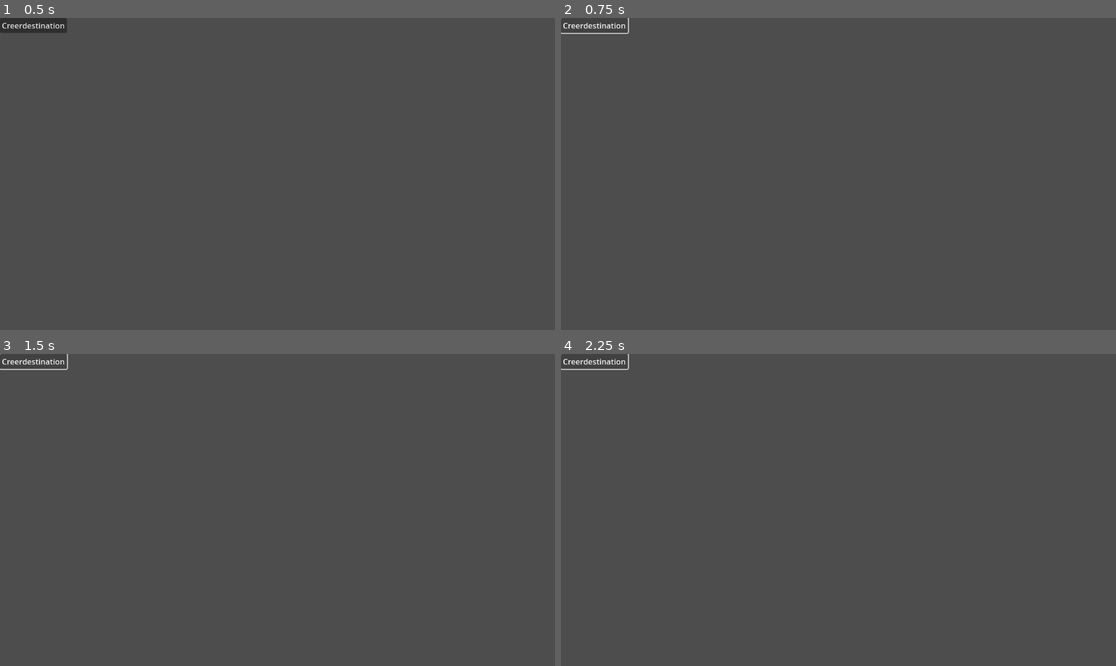
Above: before the commit, frames 1-4 (two rows, left to right).
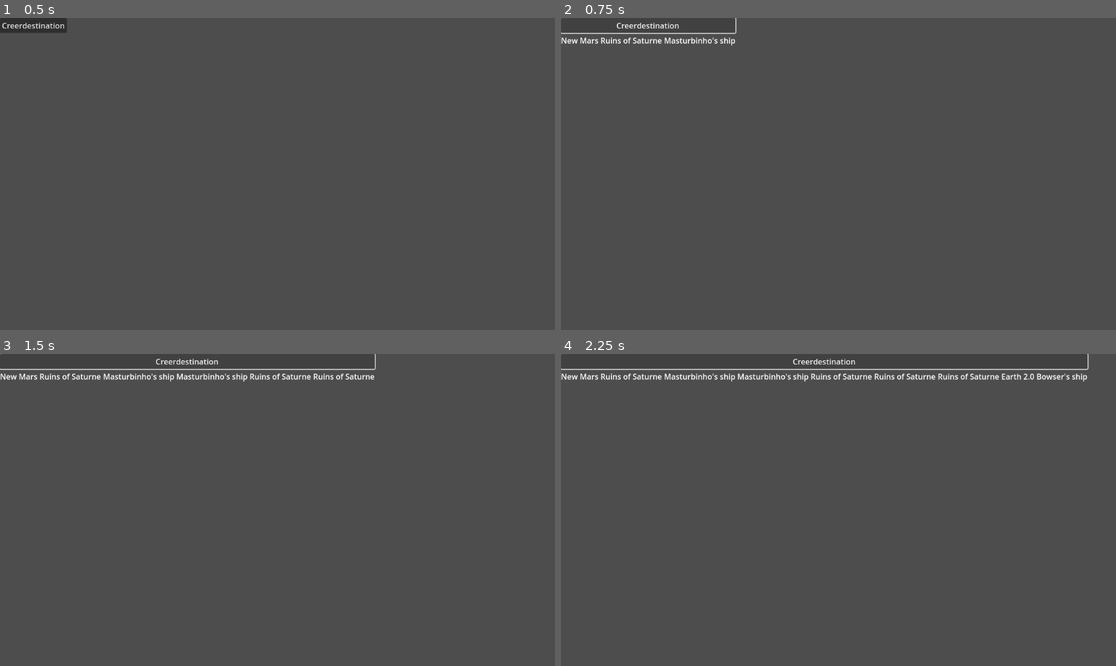
Above: after the commit, the same moments.

Repository: macshack/SAE-BUT3-Rogue-Like
Game: Godot game, scene res://button.tscn
Same seed, same stepped clock (60 frames per second), same inputs: the game is played once before the commit and once after it.
Inputs:
- Up to frame 1 (0.5 s): no input
- Up to frame 2 (0.75 s): click "Creerdestination" at 0.5 s
- Up to frame 3 (1.5 s): click "Creerdestination" at 1.25 s
- Up to frame 4 (2.25 s): click "Creerdestination" at 2 s

Frame 1 is identical in both runs. In frame 2, 0.6% of the frame differs, in the area x 0-32%, y 0-9%; in frame 3, 1.2%; in frame 4, 1.6%, in the area x 0-96%, y 0-9%.

Commit message:
Creer 3 destinations aléatoires

Diff:
--- /dev/null
+++ b/Scenes/UI/GenerateDestination.tscn
@@ -0,0 +1,33 @@
+[gd_scene load_steps=2 format=3 uid="uid://c0ktv5h5mrsjy"]
+
+[sub_resource type="GDScript" id="GDScript_jylox"]
+script/source = "extends VBoxContainer
+
+var destination: Destination
+
+# Called when the node enters the scene tree for the first time.
+func _ready():
+	destination = Destination.new(\"\", Situation.new(), \"\", \"\", true)
+	$DestinationName.text = destination.get_destinationName()
+	var img = load(destination.get_image())
+	$DestinationImage.texture = img
+	$DestinationDescription.text = destination.get_description()
+
+# Called every frame. 'delta' is the elapsed time since the previous frame.
+func _process(delta):
+	pass
+"
+
+[node name="DestinationContainer" type="VBoxContainer"]
+offset_right = 40.0
+offset_bottom = 40.0
+script = SubResource("GDScript_jylox")
+
+[node name="DestinationName" type="Label" parent="."]
+layout_mode = 2
+
+[node name="DestinationImage" type="TextureRect" parent="."]
+layout_mode = 2
+
+[node name="DestinationDescription" type="Label" parent="."]
+layout_mode = 2
--- a/button.tscn
+++ b/button.tscn
@@ -2,23 +2,20 @@
 
 [sub_resource type="GDScript" id="GDScript_lt66q"]
 script/source = "extends Button
+@onready var generateDestination = preload(\"res://Scenes/UI/GenerateDestination.tscn\")
 
 # Called when the node enters the scene tree for the first time.
 func _ready():
-	pass # Replace with function body.
-
+	pass # Replace with function body
 
 # Called every frame. 'delta' is the elapsed time since the previous frame.
 func _process(delta):
 	pass
 
 func _on_pressed():
-	var destination = Destination.new(\"\", Situation.new(), \"\", \"\", true)
-	$\"../TextureRect\".texture = load(destination.get_image())
-	#$TextureRect.texture = load(destination.get_image())
-	print(destination.get_destinationName())
-	print(destination.get_image())
-	print(destination.get_situation())
+	for i in range(3):
+		var destinationInstance = generateDestination.instantiate()
+		$\"../HBoxContainer\".add_child(destinationInstance)
 
 "
 
@@ -31,7 +28,7 @@
 text = "Creerdestination"
 script = SubResource("GDScript_lt66q")
 
-[node name="TextureRect" type="TextureRect" parent="."]
+[node name="HBoxContainer" type="HBoxContainer" parent="."]
 layout_mode = 2
 
 [connection signal="pressed" from="Button" to="Button" method="_on_pressed"]
